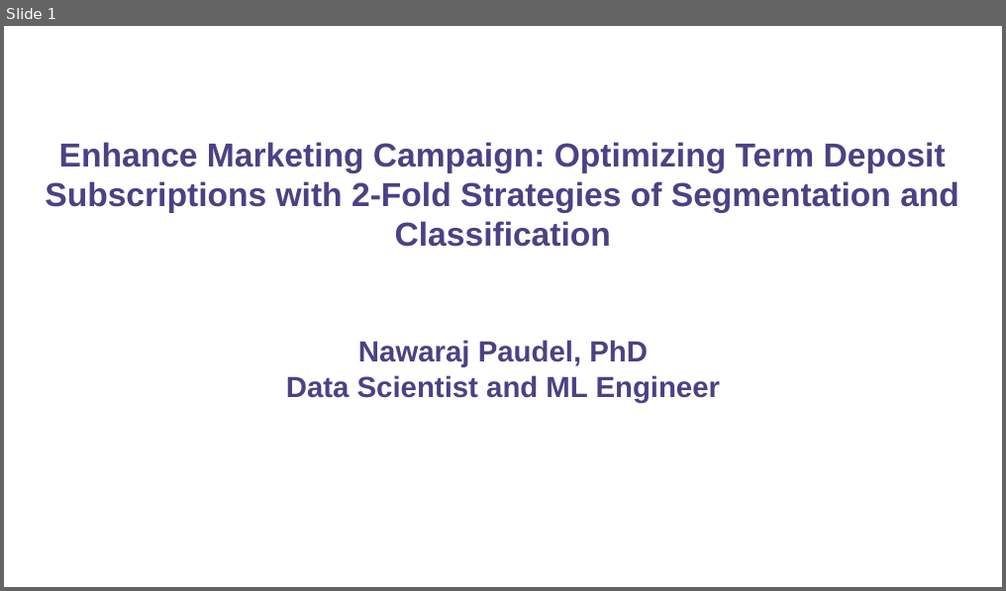
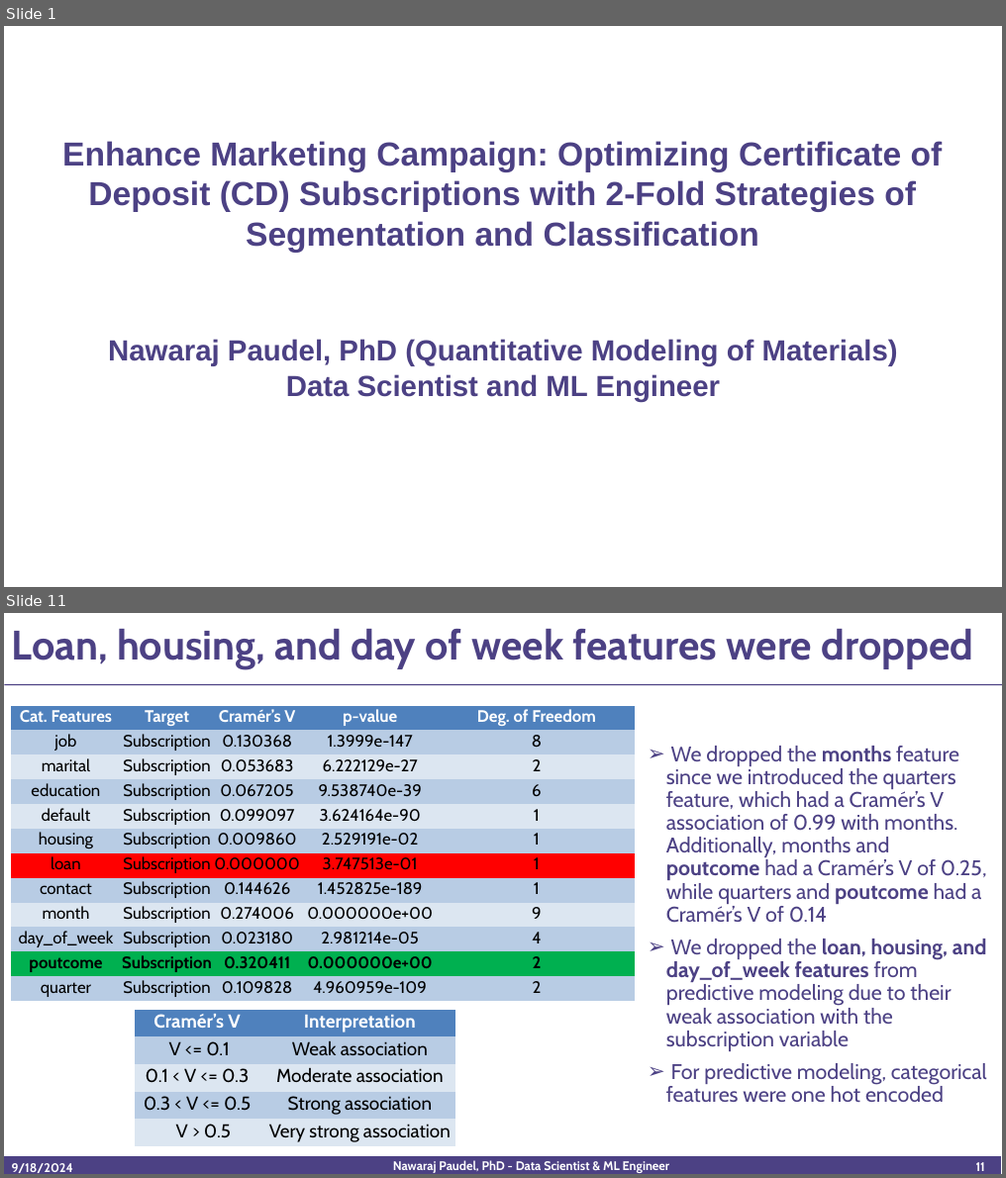
Before and after one commit to newking9088/marketing_campaign_customer_segmentation_classification, a slide deck: Executive Summary Powerpoint/bank_marketing_campaign_customer-segmentation_classification.pptx. Shown one above the other, each under a label of ours: slide 1 before the commit, slides 1 and 11 after it; the slides between them are not shown. The pictures are 1006x591 and 1006x1178 pixels, drawn with LibreOffice and Linux fonts; fonts in the diff are those of the drawing. Boxes give left, top, right and bottom in pixels: in the first picture for what was removed or moved away, otherwise in the second. Text is boxed around its words. In the diff, an @@ line names an element or a change of style, - is before the commit and + after.

Commit message:
Filled slides with additional info

```diff
--- a/Executive Summary Powerpoint/bank_marketing_campaign_customer-segmentation_classification.pptx
+++ b/Executive Summary Powerpoint/bank_marketing_campaign_customer-segmentation_classification.pptx
@@ slide 11 added at (4,613,1002,1174), background #FFFFFF @@
@@ title added at (12,629,974,670), 39.6 pt, text #4C4184, bold @@
+Loan, housing, and day of week features were dropped
@@ rectangle added at (5,684,1002,685), fill #4C4184 @@
@@ table added at (11,706,635,1001), 12 rows, 5 columns @@
+Cat. Features | Target | Cramér’s V | p-value | Deg. of Freedom
+job | Subscription | 0.130368 | 1.3999e-147 | 8
+marital | Subscription | 0.053683 | 6.222129e-27 | 2
+education | Subscription | 0.067205 | 9.538740e-39 | 6
+default | Subscription | 0.099097 | 3.624164e-90 | 1
+housing | Subscription | 0.009860 | 2.529191e-02 | 1
+loan | Subscription | 0.000000 | 3.747513e-01 | 1
+contact | Subscription | 0.144626 | 1.452825e-189 | 1
+month | Subscription | 0.274006 | 0.000000e+00 | 9
+day_of_week | Subscription | 0.023180 | 2.981214e-05 | 4
+poutcome | Subscription | 0.320411 | 0.000000e+00 | 2
+quarter | Subscription | 0.109828 | 4.960959e-109 | 2
@@ text added at (666,746,987,1102), 20.4 pt, text #4C4184 @@
+➢ We dropped the months feature since we introduced the quarters feature, which had a Cramér’s V association of 0.99 with months. Additionally, months and poutcome had a Cramér’s V of 0.25, while quarters and poutcome had a Cramér’s V of 0.14
+➢ We dropped the loan, housing, and day_of_week features from predictive modeling due to their weak association with the subscription variable
+➢ For predictive modeling, categorical features were one hot encoded
@@ table added at (135,1010,455,1147), 5 rows, 2 columns @@
+Cramér’s V | Interpretation
+V <= 0.1 | Weak association
+0.1 < V <= 0.3 | Moderate association
+0.3 < V <= 0.5 | Strong association
+V > 0.5 | Very strong association
@@ rectangle added at (4,1157,1002,1174), fill #4C4184, outline #FFFFFF 1 pt @@
@@ text added at (12,1163,73,1173), 12 pt, text #FFFFFF, bold @@
+9/18/2024
@@ text added at (393,1160,670,1173), 12 pt, text #FFFFFF, bold @@
+Nawaraj Paudel, PhD - Data Scientist & ML Engineer
@@ page number added at (976,1162,985,1171), 12 pt, text #FFFFFF, bold @@
+11
@@ slide 1 changed as well @@
@@ text "Enhance Marketing Campaign: Optimizing Certificate ...": place and size @@
-text "Enhance Marketing Campaign: Optimizing Certificate ..." at (45,142,959,402)
+text "Enhance Marketing Campaign: Optimizing Certificate ..." at (62,141,943,402)
@@ text at (62,141,943,367): text changed @@
-Enhance Marketing Campaign: Optimizing Term Deposit Subscriptions with 2-Fold Strategies of Segmentation and Classification
-Nawaraj Paudel, PhD
+Enhance Marketing Campaign: Optimizing Certificate of Deposit (CD) Subscriptions with 2-Fold Strategies of Segmentation and Classification
+Nawaraj Paudel, PhD (Quantitative Modeling of Materials)
```
Also in this commit, not shown: 1 other slide changed, 17 other slides added.
